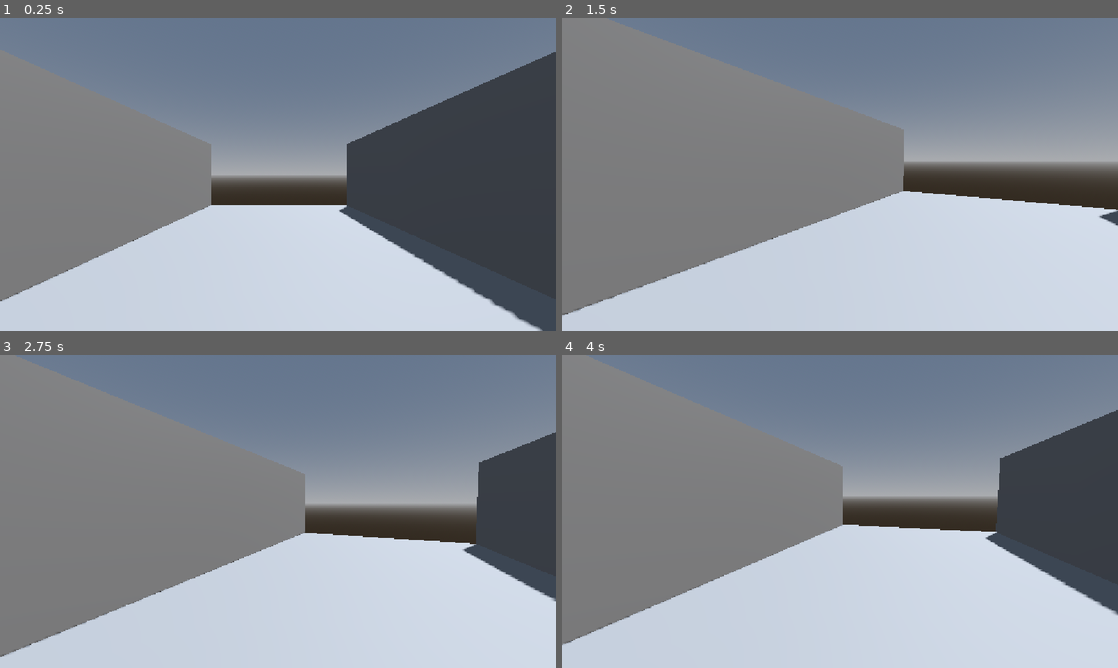
Above: before the commit, frames 1-4 (two rows, left to right).
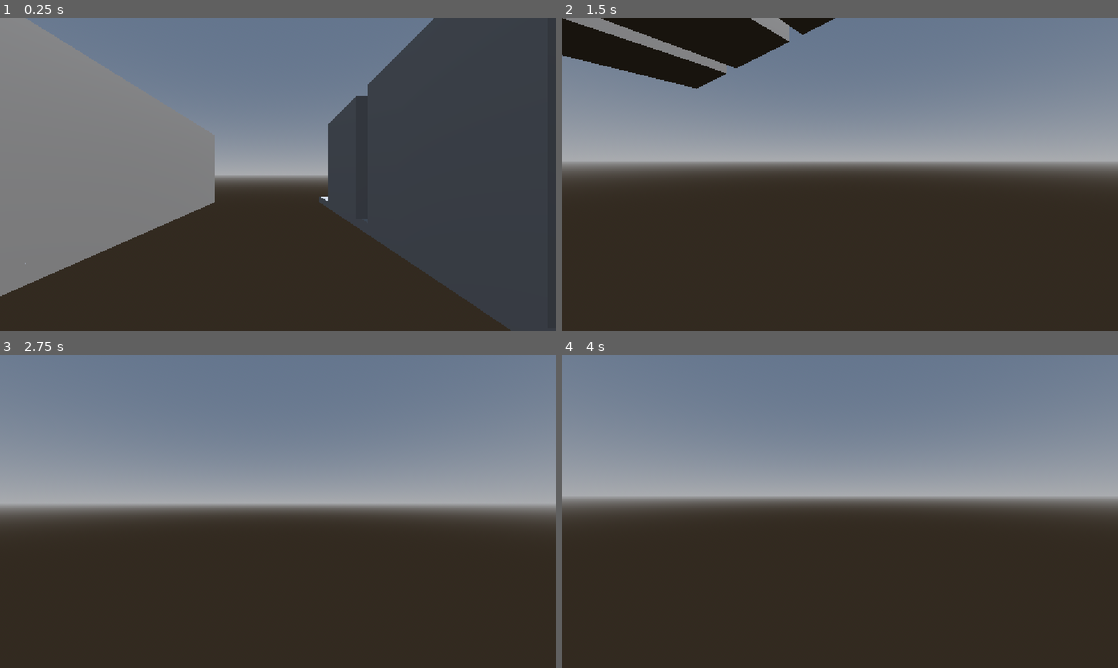
Above: after the commit, the same moments.

Repository: ridim334/sudoapters-1
Game: Godot game, scene res://main.tscn
Same seed, same stepped clock (60 frames per second), same inputs: the game is played once before the commit and once after it.
Inputs (mouse positions are in pixels of both pictures, inside the frame that each line leads up to):
- Up to frame 1 (0.25 s): no input
- Up to frame 2 (1.5 s): tap Enter (ui_accept) at 0.5, 0.77 s; move the mouse to (962, 158) at 0.52 s; hold Right (ui_right) 0.53-1.28 s; click (962, 158) at 0.67 s; move the mouse to (812, 174) at 1.27 s; hold Up (ui_up) from 1.28 s (still down)
- Up to frame 3 (2.75 s): keep holding Up (ui_up); tap Enter (ui_accept) at 1.52 s; move the mouse to (289, 505) at 2.02 s
- Up to frame 4 (4 s): keep holding Up (ui_up); tap Enter (ui_accept) at 2.75, 3.02, 3.5, 3.77 s; move the mouse to (834, 517) at 2.77 s; click (834, 517) at 2.92 s; move the mouse to (878, 514) at 3.52 s

The runs differ from the first frame. In frame 1, 35% of the frame differs, in the area x 0-100%, y 0-100%; in frame 2, 66%; in frame 3, 60%; in frame 4, 64%.

Commit message:
Added another variant for the straight hallway
. Also added greyboxes for the props in both variants of straight hallway

Diff:
--- a/new-game-project/main.tscn
+++ b/new-game-project/main.tscn
@@ -99,33 +99,240 @@
 [node name="Lantern" parent="." unique_id=1711012922 instance=ExtResource("2_0xm2m")]
 transform = Transform3D(0.3169227, 0, 0.013672791, 0, 0.31721753, 0, -0.013672791, 0, 0.3169227, -2.8058138, 1.2257652, 2.9394248)
 
-[node name="StraightHallwayCombiner" type="CSGCombiner3D" parent="." unique_id=1207046789]
-transform = Transform3D(1, 0, 0, 0, 1, 0, 0, 0, 1, -16.42986, 0, 0)
-use_collision = true
-
-[node name="CSGBox3D" type="CSGBox3D" parent="StraightHallwayCombiner" unique_id=88742565]
+[node name="StraightHallwayVar1Combiner" type="CSGCombiner3D" parent="." unique_id=1207046789]
+transform = Transform3D(1, 0, 0, 0, 1, 0, 0, 0, 1, -33.42986, 0, 0)
+use_collision = true
+
+[node name="CSGBox3D" type="CSGBox3D" parent="StraightHallwayVar1Combiner" unique_id=88742565]
 transform = Transform3D(1, 0, 0, 0, 0.3, 0, 0, 0, 1, 0, 0, 0)
 size = Vector3(8, 1, 20)
 
-[node name="CSGBox3D2" type="CSGBox3D" parent="StraightHallwayCombiner" unique_id=645455092]
+[node name="CSGBox3D2" type="CSGBox3D" parent="StraightHallwayVar1Combiner" unique_id=645455092]
 transform = Transform3D(1, 0, 0, 0, 0.3, 0, 0, 0, 1, -3.875, 1.8375001, 0)
 size = Vector3(0.25, 11.25, 20)
 
-[node name="ExitNode" type="CSGBox3D" parent="StraightHallwayCombiner" unique_id=1432300126]
+[node name="ExitNode" type="CSGBox3D" parent="StraightHallwayVar1Combiner" unique_id=1432300126]
 transform = Transform3D(-1.4901161e-08, 0, -0.9999999, 0, 0.29999998, 0, 0.9999999, 0, -1.4901161e-08, 0, 1.8375002, 10)
 size = Vector3(0.25, 11.25, 8)
 
-[node name="CSGBox3D5" type="CSGBox3D" parent="StraightHallwayCombiner" unique_id=1227542017]
+[node name="CSGBox3D5" type="CSGBox3D" parent="StraightHallwayVar1Combiner" unique_id=1227542017]
 transform = Transform3D(-1.4901161e-08, 0, -0.9999999, 0, 0.29999998, 0, 0.9999999, 0, -1.4901161e-08, 0, 1.5375003, 10)
 operation = 2
 size = Vector3(0.5, 9.25, 2)
 
-[node name="CSGBox3D3" type="CSGBox3D" parent="StraightHallwayCombiner" unique_id=89287226]
+[node name="CSGBox3D3" type="CSGBox3D" parent="StraightHallwayVar1Combiner" unique_id=89287226]
 transform = Transform3D(1, 0, 0, 0, 0.3, 0, 0, 0, 1, 3.875, 1.8375002, 0)
 size = Vector3(0.25, 11.25, 20)
 
+[node name="CSGBox3D4" type="CSGBox3D" parent="StraightHallwayVar1Combiner" unique_id=1532051093]
+transform = Transform3D(1, 0, 0, 0, 1, 0, 0, 0, 1, 3.25, 0.65, -4.875)
+size = Vector3(1, 1, 2.75)
+
+[node name="CSGBox3D6" type="CSGBox3D" parent="StraightHallwayVar1Combiner" unique_id=910568449]
+transform = Transform3D(1, 0, 0, 0, 1, 0, 0, 0, 1, 3.25, 0.65, -0.125)
+size = Vector3(1, 1, 2.75)
+
+[node name="CSGBox3D7" type="CSGBox3D" parent="StraightHallwayVar1Combiner" unique_id=1204648185]
+transform = Transform3D(1, 0, 0, 0, 1, 0, 0, 0, 1, 3.25, 0.65, 4.625)
+size = Vector3(1, 1, 2.75)
+
+[node name="CSGBox3D8" type="CSGBox3D" parent="StraightHallwayVar1Combiner" unique_id=1005638000]
+transform = Transform3D(1, 0, 0, 0, 1, 0, 0, 0, 1, -3, 0.65, -2.875)
+size = Vector3(1, 1, 2.75)
+
+[node name="CSGBox3D9" type="CSGBox3D" parent="StraightHallwayVar1Combiner" unique_id=1835777971]
+transform = Transform3D(1, 0, 0, 0, 1, 0, 0, 0, 1, -3, 0.65, 1.875)
+size = Vector3(1, 1, 2.75)
+
+[node name="CSGBox3D10" type="CSGBox3D" parent="StraightHallwayVar1Combiner" unique_id=244936696]
+transform = Transform3D(1, 0, 0, 0, 1, 0, 0, 0, 1, -3, 0.65, 6.625)
+size = Vector3(1, 1, 2.75)
+
+[node name="CSGBox3D11" type="CSGBox3D" parent="StraightHallwayVar1Combiner" unique_id=1924514943]
+transform = Transform3D(1, 0, 0, 0, 1, 0, 0, 0, 1, -3, 0.65, -7.625)
+size = Vector3(1, 1, 2.75)
+
+[node name="StraightHallwayVar2Combiner" type="CSGCombiner3D" parent="." unique_id=2106212195]
+transform = Transform3D(1, 0, 0, 0, 1, 0, 0, 0, 1, -17.17986, 0, 0)
+use_collision = true
+
+[node name="CSGBox3D" type="CSGBox3D" parent="StraightHallwayVar2Combiner" unique_id=857250701]
+transform = Transform3D(1, 0, 0, 0, 0.3, 0, 0, 0, 1, -0.125, 0, 0)
+size = Vector3(12.75, 1, 20)
+
+[node name="CSGBox3D2" type="CSGBox3D" parent="StraightHallwayVar2Combiner" unique_id=1859981038]
+transform = Transform3D(1, 0, 0, 0, 0.3, 0, 0, 0, 1, -3.875, 1.8375001, 0)
+size = Vector3(0.25, 11.25, 20)
+
+[node name="CSGBox3D19" type="CSGBox3D" parent="StraightHallwayVar2Combiner" unique_id=1514022850]
+transform = Transform3D(1, 0, 0, 0, 0.3, 0, 0, 0, 1, -5.25, 1.8375001, -7.5)
+size = Vector3(2.5, 11.25, 0.25)
+
+[node name="CSGBox3D20" type="CSGBox3D" parent="StraightHallwayVar2Combiner" unique_id=2009745036]
+transform = Transform3D(1, 0, 0, 0, 0.3, 0, 0, 0, 1, -5.25, 1.8375001, -4.5)
+size = Vector3(2.5, 11.25, 0.25)
+
+[node name="CSGBox3D21" type="CSGBox3D" parent="StraightHallwayVar2Combiner" unique_id=188989835]
+transform = Transform3D(-4.371139e-08, 0, 1, 0, 0.3, 0, -1, 0, -4.371139e-08, -6.5, 1.8375001, -6)
+size = Vector3(3.25, 11.25, 0.25)
+
+[node name="CSGBox3D22" type="CSGBox3D" parent="StraightHallwayVar2Combiner" unique_id=1684800321]
+transform = Transform3D(1, 0, 0, 0, 0.3, 0, 0, 0, 1, -5.25, 1.8375001, -3.5)
+size = Vector3(2.5, 11.25, 0.25)
+
+[node name="CSGBox3D23" type="CSGBox3D" parent="StraightHallwayVar2Combiner" unique_id=1848519423]
+transform = Transform3D(1, 0, 0, 0, 0.3, 0, 0, 0, 1, -5.25, 1.8375001, -0.5)
+size = Vector3(2.5, 11.25, 0.25)
+
+[node name="CSGBox3D24" type="CSGBox3D" parent="StraightHallwayVar2Combiner" unique_id=2134771841]
+transform = Transform3D(-4.371139e-08, 0, 1, 0, 0.3, 0, -1, 0, -4.371139e-08, -6.5, 1.8375001, -2)
+size = Vector3(3.25, 11.25, 0.25)
+
+[node name="CSGBox3D25" type="CSGBox3D" parent="StraightHallwayVar2Combiner" unique_id=1739492908]
+transform = Transform3D(1, 0, 0, 0, 0.3, 0, 0, 0, 1, -5.25, 1.8375001, 0.5)
+size = Vector3(2.5, 11.25, 0.25)
+
+[node name="CSGBox3D26" type="CSGBox3D" parent="StraightHallwayVar2Combiner" unique_id=1955753844]
+transform = Transform3D(1, 0, 0, 0, 0.3, 0, 0, 0, 1, -5.25, 1.8375001, 3.5)
+size = Vector3(2.5, 11.25, 0.25)
+
+[node name="CSGBox3D27" type="CSGBox3D" parent="StraightHallwayVar2Combiner" unique_id=1880189210]
+transform = Transform3D(-4.371139e-08, 0, 1, 0, 0.3, 0, -1, 0, -4.371139e-08, -6.5, 1.8375001, 2)
+size = Vector3(3.25, 11.25, 0.25)
+
+[node name="CSGBox3D28" type="CSGBox3D" parent="StraightHallwayVar2Combiner" unique_id=205015768]
+transform = Transform3D(1, 0, 0, 0, 0.3, 0, 0, 0, 1, -5.25, 1.8375001, 4.5)
+size = Vector3(2.5, 11.25, 0.25)
+
+[node name="CSGBox3D29" type="CSGBox3D" parent="StraightHallwayVar2Combiner" unique_id=178652956]
+transform = Transform3D(1, 0, 0, 0, 0.3, 0, 0, 0, 1, -5.25, 1.8375001, 7.5)
+size = Vector3(2.5, 11.25, 0.25)
+
+[node name="CSGBox3D30" type="CSGBox3D" parent="StraightHallwayVar2Combiner" unique_id=2134797851]
+transform = Transform3D(-4.371139e-08, 0, 1, 0, 0.3, 0, -1, 0, -4.371139e-08, -6.5, 1.8375001, 6)
+size = Vector3(3.25, 11.25, 0.25)
+
+[node name="CSGBox3D31" type="CSGBox3D" parent="StraightHallwayVar2Combiner" unique_id=1175249858]
+transform = Transform3D(-1, 0, -8.742278e-08, 0, 0.3, 0, 8.742278e-08, 0, -1, 5.166668, 1.8375001, 7.5)
+size = Vector3(2.5, 11.25, 0.25)
+
+[node name="CSGBox3D32" type="CSGBox3D" parent="StraightHallwayVar2Combiner" unique_id=1197382705]
+transform = Transform3D(-1, 0, -8.742278e-08, 0, 0.3, 0, 8.742278e-08, 0, -1, 5.166668, 1.8375001, 4.5)
+size = Vector3(2.5, 11.25, 0.25)
+
+[node name="CSGBox3D33" type="CSGBox3D" parent="StraightHallwayVar2Combiner" unique_id=414209072]
+transform = Transform3D(1.3113416e-07, 0, -1, 0, 0.3, 0, 1, 0, 1.3113416e-07, 6.416668, 1.8375001, 6)
+size = Vector3(3.25, 11.25, 0.25)
+
+[node name="CSGBox3D34" type="CSGBox3D" parent="StraightHallwayVar2Combiner" unique_id=34914508]
+transform = Transform3D(-1, 0, -8.742278e-08, 0, 0.3, 0, 8.742278e-08, 0, -1, 5.166668, 1.8375001, 3.5)
+size = Vector3(2.5, 11.25, 0.25)
+
+[node name="CSGBox3D35" type="CSGBox3D" parent="StraightHallwayVar2Combiner" unique_id=1806574229]
+transform = Transform3D(-1, 0, -8.742278e-08, 0, 0.3, 0, 8.742278e-08, 0, -1, 5.166668, 1.8375001, 0.5)
+size = Vector3(2.5, 11.25, 0.25)
+
+[node name="CSGBox3D36" type="CSGBox3D" parent="StraightHallwayVar2Combiner" unique_id=287540227]
+transform = Transform3D(1.3113416e-07, 0, -1, 0, 0.3, 0, 1, 0, 1.3113416e-07, 6.416668, 1.8375001, 2)
+size = Vector3(3.25, 11.25, 0.25)
+
+[node name="CSGBox3D37" type="CSGBox3D" parent="StraightHallwayVar2Combiner" unique_id=1808897932]
+transform = Transform3D(-1, 0, -8.742278e-08, 0, 0.3, 0, 8.742278e-08, 0, -1, 5.166668, 1.8375001, -0.5)
+size = Vector3(2.5, 11.25, 0.25)
+
+[node name="CSGBox3D38" type="CSGBox3D" parent="StraightHallwayVar2Combiner" unique_id=785046575]
+transform = Transform3D(-1, 0, -8.742278e-08, 0, 0.3, 0, 8.742278e-08, 0, -1, 5.166668, 1.8375001, -3.5)
+size = Vector3(2.5, 11.25, 0.25)
+
+[node name="CSGBox3D39" type="CSGBox3D" parent="StraightHallwayVar2Combiner" unique_id=358447720]
+transform = Transform3D(1.3113416e-07, 0, -1, 0, 0.3, 0, 1, 0, 1.3113416e-07, 6.416668, 1.8375001, -2)
+size = Vector3(3.25, 11.25, 0.25)
+
+[node name="CSGBox3D40" type="CSGBox3D" parent="StraightHallwayVar2Combiner" unique_id=1759427944]
+transform = Transform3D(-1, 0, -8.742278e-08, 0, 0.3, 0, 8.742278e-08, 0, -1, 5.166668, 1.8375001, -4.5)
+size = Vector3(2.5, 11.25, 0.25)
+
+[node name="CSGBox3D41" type="CSGBox3D" parent="StraightHallwayVar2Combiner" unique_id=1848306069]
+transform = Transform3D(-1, 0, -8.742278e-08, 0, 0.3, 0, 8.742278e-08, 0, -1, 5.166668, 1.8375001, -7.5)
+size = Vector3(2.5, 11.25, 0.25)
+
+[node name="CSGBox3D42" type="CSGBox3D" parent="StraightHallwayVar2Combiner" unique_id=1532988500]
+transform = Transform3D(1.3113416e-07, 0, -1, 0, 0.3, 0, 1, 0, 1.3113416e-07, 6.416668, 1.8375001, -6)
+size = Vector3(3.25, 11.25, 0.25)
+
+[node name="ExitNode" type="CSGBox3D" parent="StraightHallwayVar2Combiner" unique_id=49884142]
+transform = Transform3D(-1.4901161e-08, 0, -0.9999999, 0, 0.29999998, 0, 0.9999999, 0, -1.4901161e-08, 0, 1.8375002, 10)
+size = Vector3(0.25, 11.25, 8)
+
+[node name="CSGBox3D5" type="CSGBox3D" parent="StraightHallwayVar2Combiner" unique_id=350533250]
+transform = Transform3D(-1.4901161e-08, 0, -0.9999999, 0, 0.29999998, 0, 0.9999999, 0, -1.4901161e-08, 0, 1.5375003, 10)
+operation = 2
+size = Vector3(0.5, 9.25, 2)
+
+[node name="CSGBox3D3" type="CSGBox3D" parent="StraightHallwayVar2Combiner" unique_id=1078953726]
+transform = Transform3D(1, 0, 0, 0, 0.3, 0, 0, 0, 1, 3.875, 1.8375002, 0)
+size = Vector3(0.25, 11.25, 20)
+
+[node name="CSGBox3D4" type="CSGBox3D" parent="StraightHallwayVar2Combiner" unique_id=754618473]
+transform = Transform3D(1, 0, 0, 0, 0.3, 0, 0, 0, 1, 3.875, 1.6500002, -6)
+operation = 2
+size = Vector3(1, 10, 2)
+
+[node name="CSGBox3D6" type="CSGBox3D" parent="StraightHallwayVar2Combiner" unique_id=658374572]
+transform = Transform3D(1, 0, 0, 0, 0.3, 0, 0, 0, 1, 3.875, 1.6500002, -2)
+operation = 2
+size = Vector3(1, 10, 2)
+
+[node name="CSGBox3D8" type="CSGBox3D" parent="StraightHallwayVar2Combiner" unique_id=1009461885]
+transform = Transform3D(1, 0, 0, 0, 0.3, 0, 0, 0, 1, 3.875, 1.6500002, 2)
+operation = 2
+size = Vector3(1, 10, 2)
+
+[node name="CSGBox3D9" type="CSGBox3D" parent="StraightHallwayVar2Combiner" unique_id=2045486784]
+transform = Transform3D(1, 0, 0, 0, 0.3, 0, 0, 0, 1, 3.875, 1.6500002, 6)
+operation = 2
+size = Vector3(1, 10, 2)
+
+[node name="CSGBox3D7" type="CSGBox3D" parent="StraightHallwayVar2Combiner" unique_id=1017704793]
+transform = Transform3D(1, 0, 0, 0, 0.3, 0, 0, 0, 1, -4.125, 1.6500002, -6)
+operation = 2
+size = Vector3(1, 10, 2)
+
+[node name="CSGBox3D10" type="CSGBox3D" parent="StraightHallwayVar2Combiner" unique_id=821910297]
+transform = Transform3D(1, 0, 0, 0, 0.3, 0, 0, 0, 1, -4.125, 1.6500002, -2)
+operation = 2
+size = Vector3(1, 10, 2)
+
+[node name="CSGBox3D11" type="CSGBox3D" parent="StraightHallwayVar2Combiner" unique_id=1399270658]
+transform = Transform3D(1, 0, 0, 0, 0.3, 0, 0, 0, 1, -4.125, 1.6500002, 2)
+operation = 2
+size = Vector3(1, 10, 2)
+
+[node name="CSGBox3D12" type="CSGBox3D" parent="StraightHallwayVar2Combiner" unique_id=309612948]
+transform = Transform3D(1, 0, 0, 0, 0.3, 0, 0, 0, 1, -4.125, 1.6500002, 6)
+operation = 2
+size = Vector3(1, 10, 2)
+
+[node name="CSGBox3D13" type="CSGBox3D" parent="StraightHallwayVar2Combiner" unique_id=544672614]
+transform = Transform3D(1, 0, 0, 0, 1, 0, 0, 0, 1, 3.25, 0.65, -4)
+
+[node name="CSGBox3D14" type="CSGBox3D" parent="StraightHallwayVar2Combiner" unique_id=928283533]
+transform = Transform3D(1, 0, 0, 0, 1, 0, 0, 0, 1, 3.25, 0.65, 0)
+
+[node name="CSGBox3D15" type="CSGBox3D" parent="StraightHallwayVar2Combiner" unique_id=865192643]
+transform = Transform3D(1, 0, 0, 0, 1, 0, 0, 0, 1, 3.25, 0.65, 4)
+
+[node name="CSGBox3D16" type="CSGBox3D" parent="StraightHallwayVar2Combiner" unique_id=546971814]
+transform = Transform3D(1, 0, 0, 0, 1, 0, 0, 0, 1, -3, 0.65, -4)
+
+[node name="CSGBox3D17" type="CSGBox3D" parent="StraightHallwayVar2Combiner" unique_id=2068251463]
+transform = Transform3D(1, 0, 0, 0, 1, 0, 0, 0, 1, -3, 0.65, 0)
+
+[node name="CSGBox3D18" type="CSGBox3D" parent="StraightHallwayVar2Combiner" unique_id=1369848010]
+transform = Transform3D(1, 0, 0, 0, 1, 0, 0, 0, 1, -3, 0.65, 4)
+
 [node name="RightTurnHallwayCombiner" type="CSGCombiner3D" parent="." unique_id=1224348488]
-transform = Transform3D(1, 0, 0, 0, 1, 0, 0, 0, 1, -25.92986, 0, 8)
+transform = Transform3D(1, 0, 0, 0, 1, 0, 0, 0, 1, -42.92986, 0, 8)
 use_collision = true
 
 [node name="CSGBox3D" type="CSGBox3D" parent="RightTurnHallwayCombiner" unique_id=1168205037]
@@ -145,7 +352,7 @@
 size = Vector3(0.25, 11.25, 7.875)
 
 [node name="LeftTurnHallwayCombiner" type="CSGCombiner3D" parent="." unique_id=1390874206]
-transform = Transform3D(1, 0, 0, 0, 1, 0, 0, 0, 1, -35.92986, 0, 8)
+transform = Transform3D(1, 0, 0, 0, 1, 0, 0, 0, 1, -52.92986, 0, 8)
 use_collision = true
 
 [node name="CSGBox3D" type="CSGBox3D" parent="LeftTurnHallwayCombiner" unique_id=747186496]
